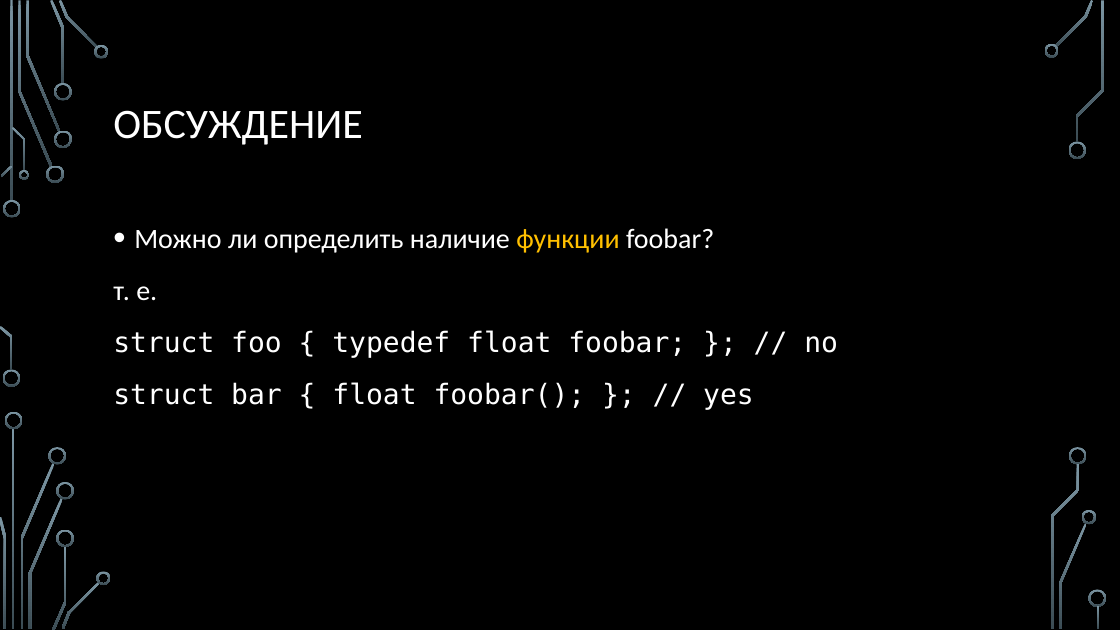
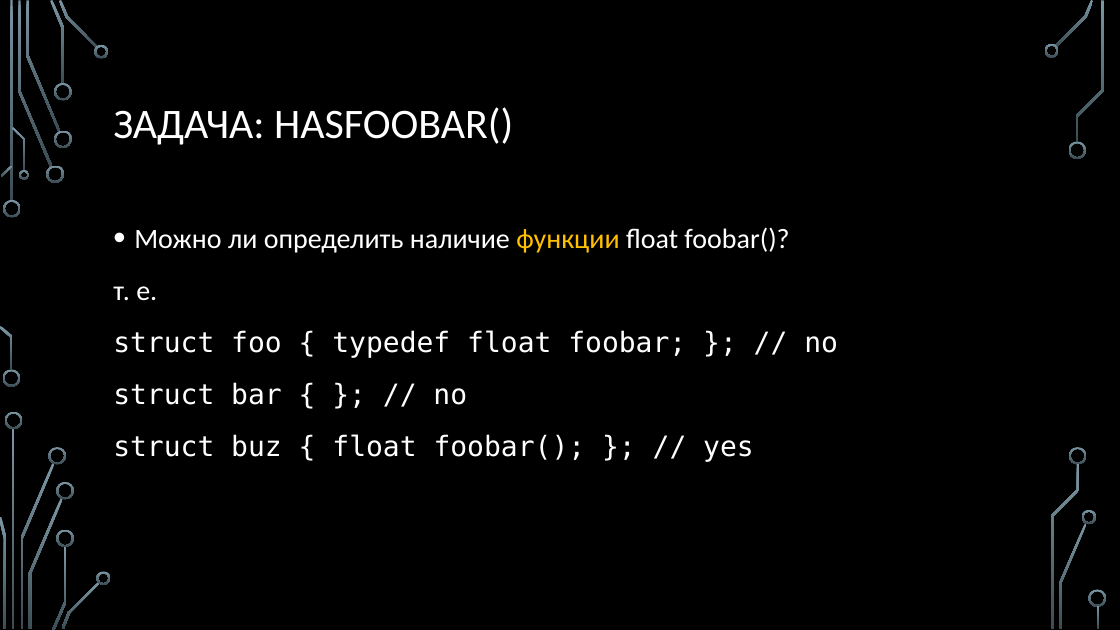
Before and after one commit to MIPT-ILab/cpp-lects-rus, a slide deck: slide 50 of slides/lec2-8-sfinae.pptx (slide 49 before the commit). Drawn at 1120x630 pixels with LibreOffice and Linux fonts; fonts in the diff are those of the drawing; background and template pictures are left out. Boxes give left, top, right and bottom in pixels: in the first picture for what was removed or moved away, otherwise in the second. Text is boxed around its words. In the diff, an @@ line names an element or a change of style, - is before the commit and + after.

```diff
--- a/slides/lec2-8-sfinae.pptx
+++ b/slides/lec2-8-sfinae.pptx
@@ title at [113, 107, 513, 145]: text changed @@
-ОБСУЖДЕНИЕ
+ЗАДАЧА: HASFOOBAR()
@@ text at [134, 227, 789, 253]: text changed @@
-• Можно ли определить наличие функции foobar?
+• Можно ли определить наличие функции float foobar()?
@@ text at [113, 382, 754, 462]: text changed @@
-struct bar { float foobar(); }; // yes
+struct bar { }; // no
+struct buz { float foobar(); }; // yes
```
Also in this commit, not shown: 20 other slides changed, 8 slides added, 9 other files.
